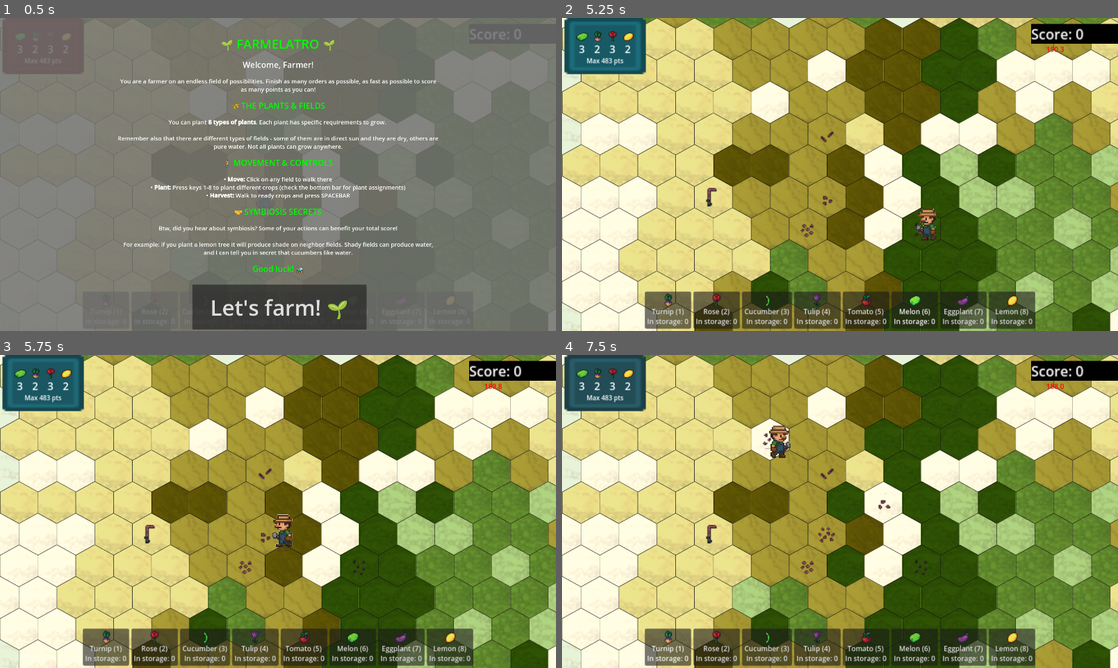
Above: before the commit, frames 1-4 (two rows, left to right).
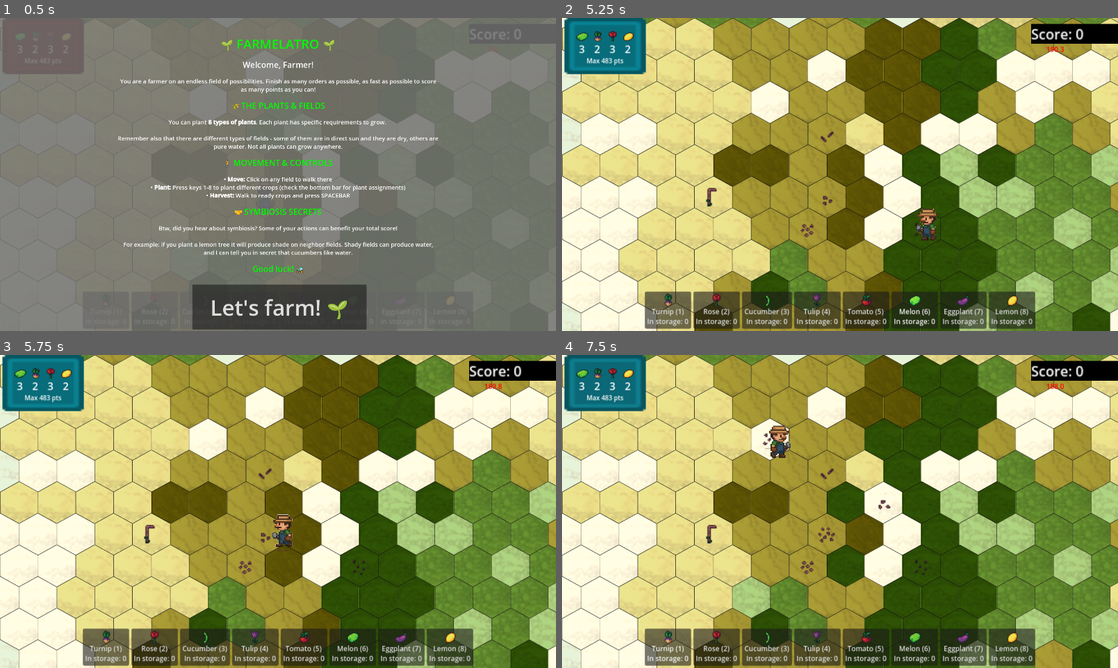
Above: after the commit, the same moments.

Repository: BlueDespero/slavicgamejam2025
Game: Godot game, scene res://main.tscn
Same seed, same stepped clock (60 frames per second), same inputs: the game is played once before the commit and once after it.
Inputs (mouse positions are in pixels of both pictures, inside the frame that each line leads up to):
- Up to frame 1 (0.5 s): no input
- Up to frame 2 (5.25 s): click "Let's farm! 🌱" at 0.5 s; tap Enter at 1.25 s; move the mouse to (1056, 49) at 1.27 s; tap 1 at 1.35 s; click (1056, 49) at 1.42 s; tap Space at 1.52, 2.27, 3.77, 4.52 s; move the mouse to (728, 190) at 2.02 s; tap 2 at 2.1 s; click (728, 190) at 2.17 s; move the mouse to (895, 105) at 2.77 s; tap 3 at 2.85 s; click (895, 105) at 2.92 s; move the mouse to (812, 237) at 3.52 s; tap 4 at 3.6 s; click (812, 237) at 3.67 s; move the mouse to (1006, 221) at 4.27 s; tap 5 at 4.35 s; click (1006, 221) at 4.42 s; move the mouse to (673, 127) at 5.02 s; tap 6 at 5.1 s; click (673, 127) at 5.17 s
- Up to frame 3 (5.75 s): tap Space at 5.27 s
- Up to frame 4 (7.5 s): move the mouse to (867, 511) at 5.77 s; tap 7 at 5.85 s; click (867, 511) at 5.92 s; move the mouse to (756, 433) at 6.52 s; tap 8 at 6.6 s; click (756, 433) at 6.67 s; tap Space at 6.77 s; move the mouse to (962, 495) at 7.27 s; tap 1 at 7.35 s; click (962, 495) at 7.42 s

Frame 1 is identical in both runs. In frame 2, 0.3% of the frame differs, in the area x 1-14%, y 1-17%; in frame 3, 0.5%; in frame 4, 2.3%, in the area x 0-15%, y 0-18%.

Commit message:
Adapt constants, make failure discounted

Diff:
--- a/GUI/order.gd
+++ b/GUI/order.gd
@@ -105,6 +105,7 @@
 
 
 func _on_order_timeout_timeout() -> void:
-	# TODO dynamic scoring * discount
-	EventBus.change_score.emit(-calculate_score_for_order())
+	EventBus.change_score.emit(
+		int(-calculate_score_for_order() * Constants.FAILED_ORDER_PENALTY_DISCONT)
+	)
 	queue_free()
--- a/GUI/order.tscn
+++ b/GUI/order.tscn
@@ -13,7 +13,7 @@
 ingredient_instance = ExtResource("3_rpiss")
 
 [node name="OrderTimeout" type="Timer" parent="."]
-wait_time = 20.0
+wait_time = 60.0
 autostart = true
 
 [node name="Background" type="Sprite2D" parent="."]
--- a/GUI/top_bar.gd
+++ b/GUI/top_bar.gd
@@ -19,6 +19,6 @@
 			EventBus.set_storage.emit(last_storage)
 
 func _on_new_order_timer_timeout() -> void:
-	if get_children().filter(func(n): return n is HBoxContainer).size() < Constants.MAX_NUMBER_ORDERS:
+	if get_children().filter(func(n): return n is VBoxContainer ).size() < Constants.MAX_NUMBER_ORDERS:
 		var NewOrder = order_instance.instantiate()
 		add_child(NewOrder)
--- a/constants.gd
+++ b/constants.gd
@@ -1,9 +1,11 @@
 extends Node
 
-const MAX_NUMBER_ORDERS: int = 6
+const MAX_NUMBER_ORDERS: int = 5
 const MAX_NUMBER_OF_INGREDIENCE: int = 4
 const MAX_INGREDIENCE_PER_ORDER: int = 4
 const CELL_SIZE: int = 64
+const FAILED_ORDER_PENALTY_DISCONT = 0.2
+
 var plants = {
 	"Turnip": {
 		"name": "Turnip",
